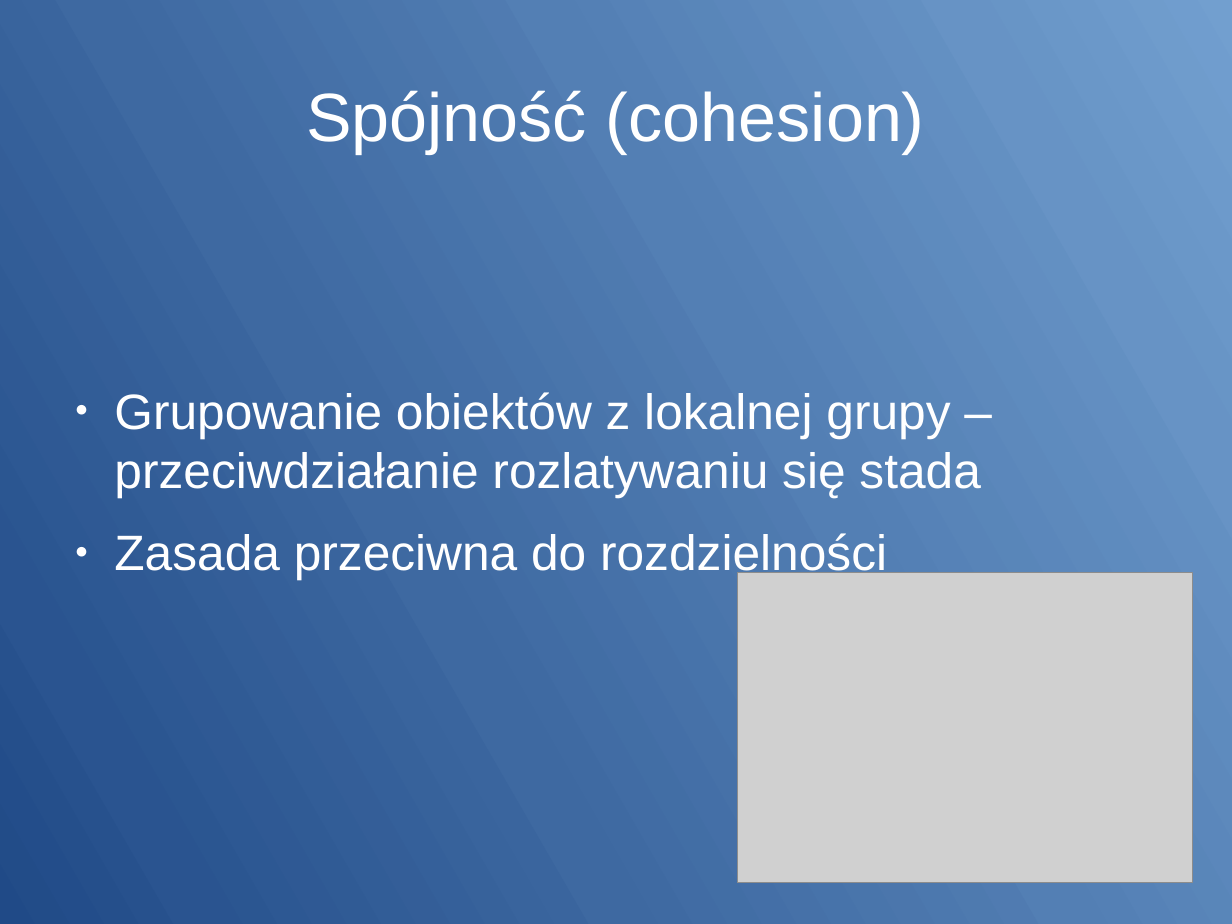
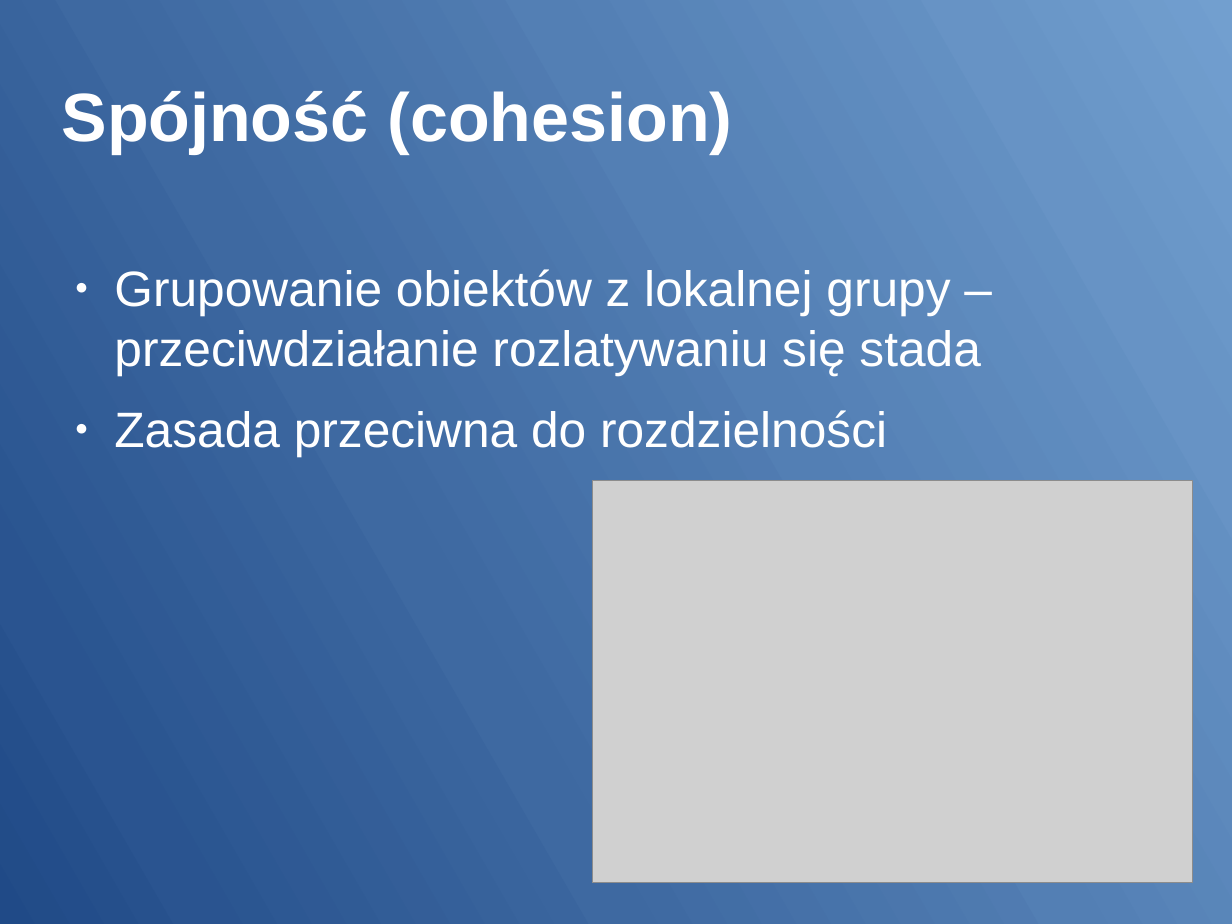
Before and after one commit to janwojcik5/HerdSimulation, a slide deck: slide 7 of Prezentacja.odp (slide 6 before the commit). Drawn at 1232x924 pixels with LibreOffice and Linux fonts; fonts in the diff are those of the drawing; grey boxes stand for pictures. Boxes give left, top, right and bottom in pixels: in the first picture for what was removed or moved away, otherwise in the second. Text is boxed around its words. In the diff, an @@ line names an element or a change of style, - is before the commit and + after.

```diff
--- a/Prezentacja.odp
+++ b/Prezentacja.odp
@@ title "Spójność (cohesion)" at (x1=62, y1=91, x2=732, y2=153): bold on; alignment centre to left @@
@@ text "Grupowanie obiektów z lokalnej grupy ..." moved from (x1=114, y1=392, x2=980, y2=579) to (x1=114, y1=269, x2=980, y2=457) @@
@@ picture resized from (x1=738, y1=572, x2=1193, y2=883) to (x1=593, y1=481, x2=1193, y2=883) @@
```
Also in this commit, not shown: 8 other slides changed, 3 slides added, 1 slide removed, 3 other files.
